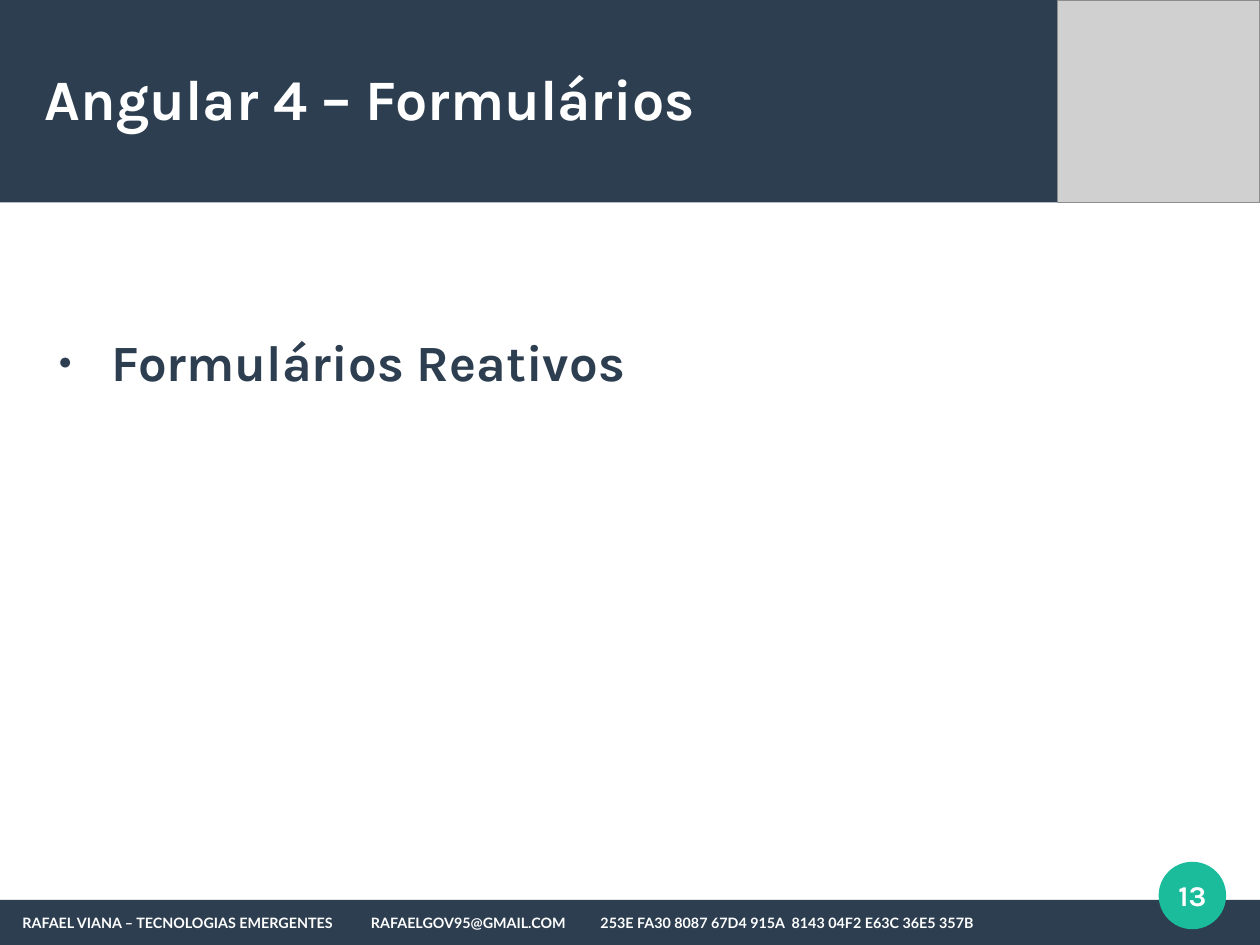
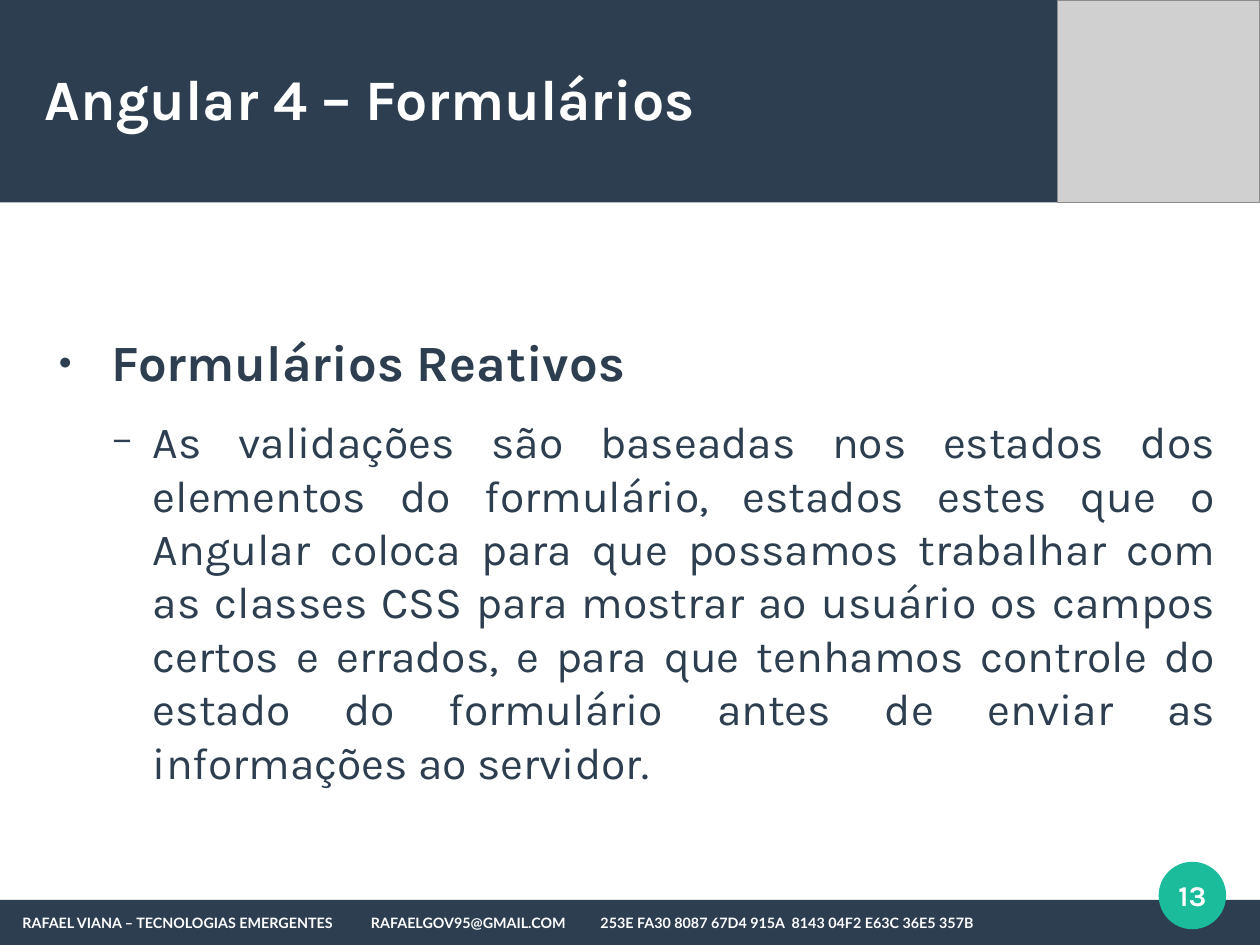
Before and after one commit to rafaelgov95/TE, a slide deck: slide 13 of Apresentação/Angular-4.odp. Drawn at 1260x945 pixels with LibreOffice and Linux fonts; fonts in the diff are those of the drawing; grey boxes stand for pictures. Boxes give left, top, right and bottom in pixels: in the first picture for what was removed or moved away, otherwise in the second. Text is boxed around its words. In the diff, an @@ line names an element or a change of style, - is before the commit and + after.

```diff
--- a/Apresentação/Angular-4.odp
+++ b/Apresentação/Angular-4.odp
@@ text at [153, 427, 1215, 788]: paragraph added @@
+  − As validações são baseadas nos estados dos elementos do formulário, estados estes que o Angular coloca para que possamos trabalhar com as classes CSS para mostrar ao usuário os campos certos e errados, e para que tenhamos controle do estado do formulário antes de enviar as informações ao servidor.
```
Also in this commit, not shown: 3 other slides changed, 1 other file.
